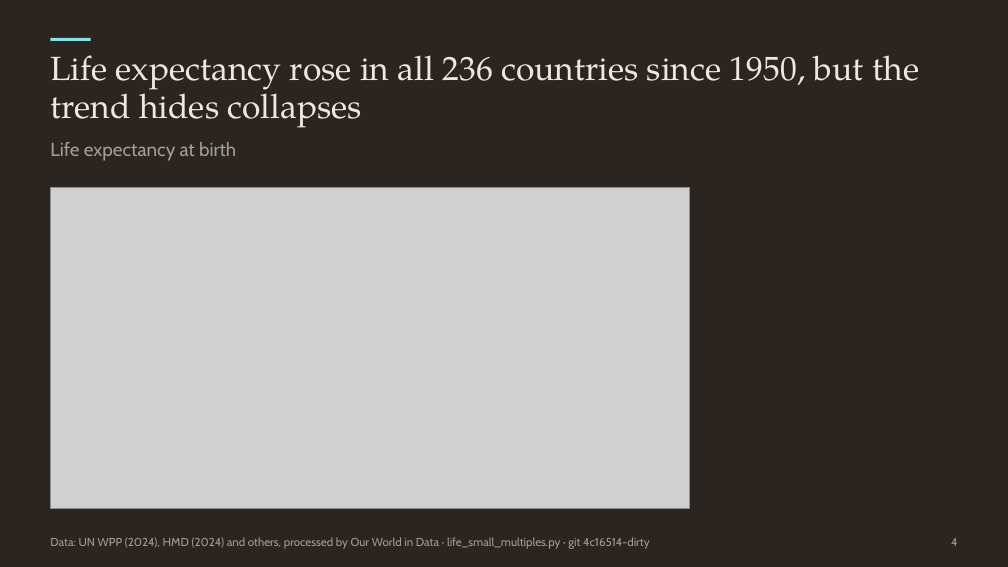
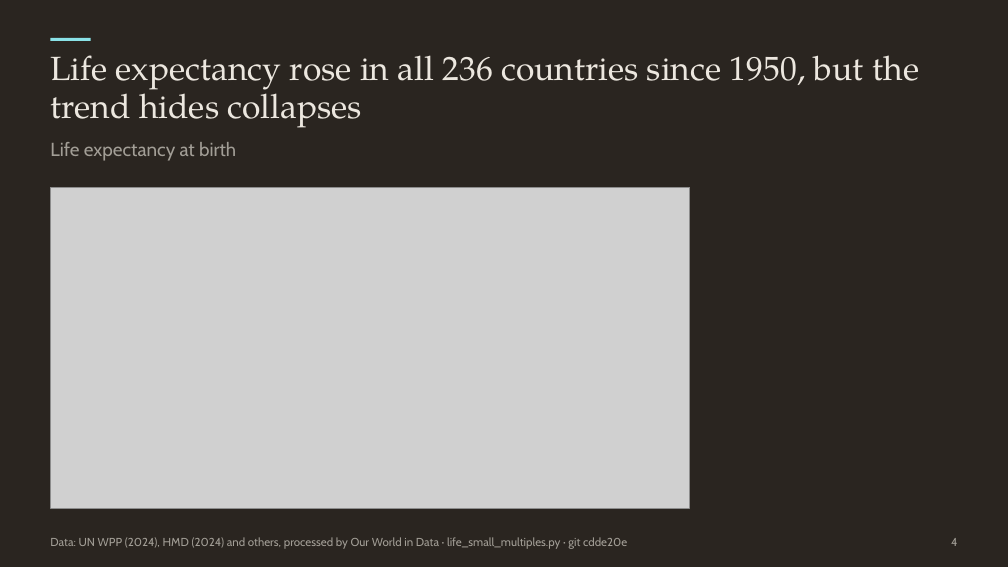
Before and after one commit to akaminas/vellum, a slide deck: slide 4 of docs/downloads/vellum-slides-dark.pptx. Drawn at 1008x567 pixels with LibreOffice and Linux fonts; fonts in the diff are those of the drawing; grey boxes stand for pictures. Boxes give left, top, right and bottom in pixels: in the first picture for what was removed or moved away, otherwise in the second. Text is boxed around its words. In the diff, an @@ line names an element or a change of style, - is before the commit and + after.

```diff
--- a/docs/downloads/vellum-slides-dark.pptx
+++ b/docs/downloads/vellum-slides-dark.pptx
@@ text at [50, 537, 627, 549]: text changed @@
-Data: UN WPP (2024), HMD (2024) and others, processed by Our World in Data · life_small_multiples.py · git 4c16514-dirty
+Data: UN WPP (2024), HMD (2024) and others, processed by Our World in Data · life_small_multiples.py · git cdde20e
```
Also in this commit, not shown: 12 other slides changed, 41 other files.
